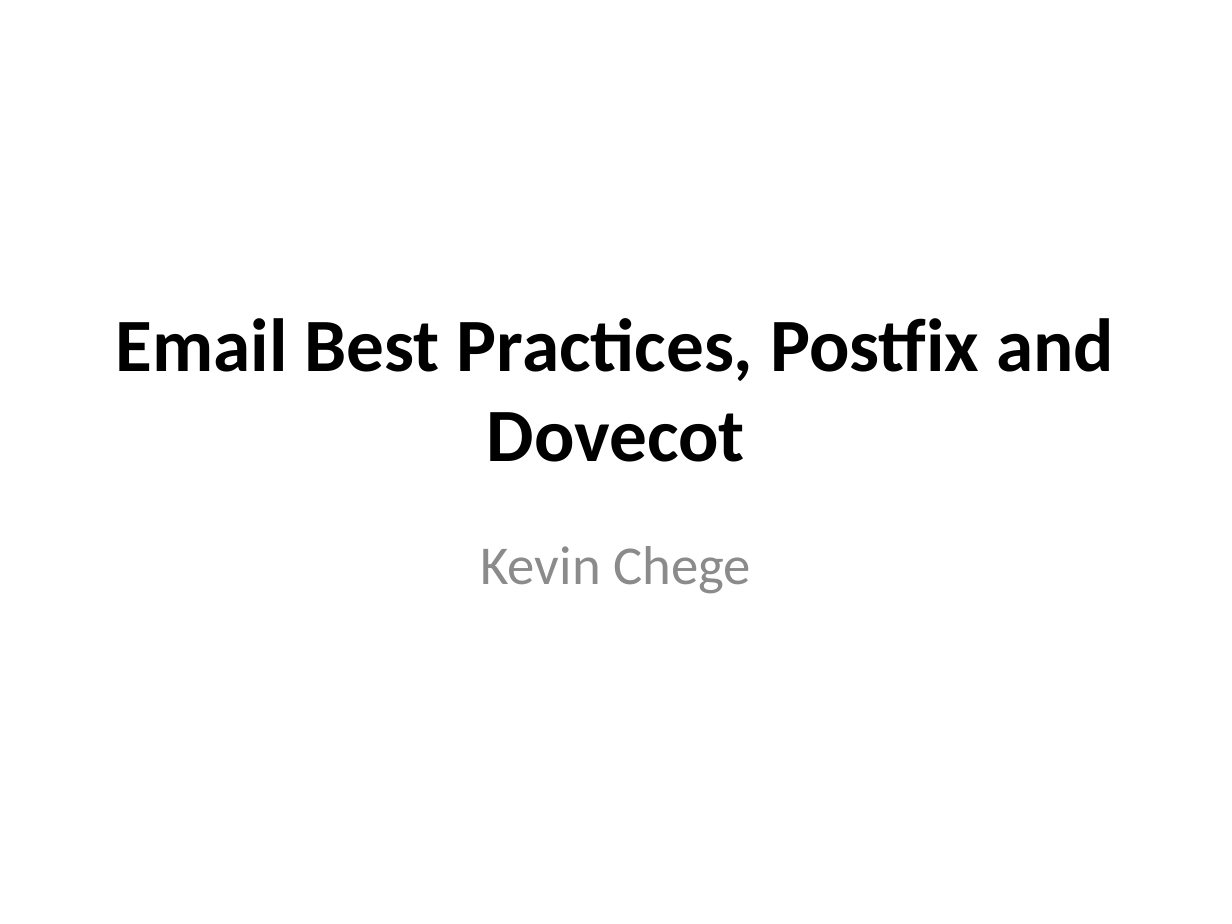
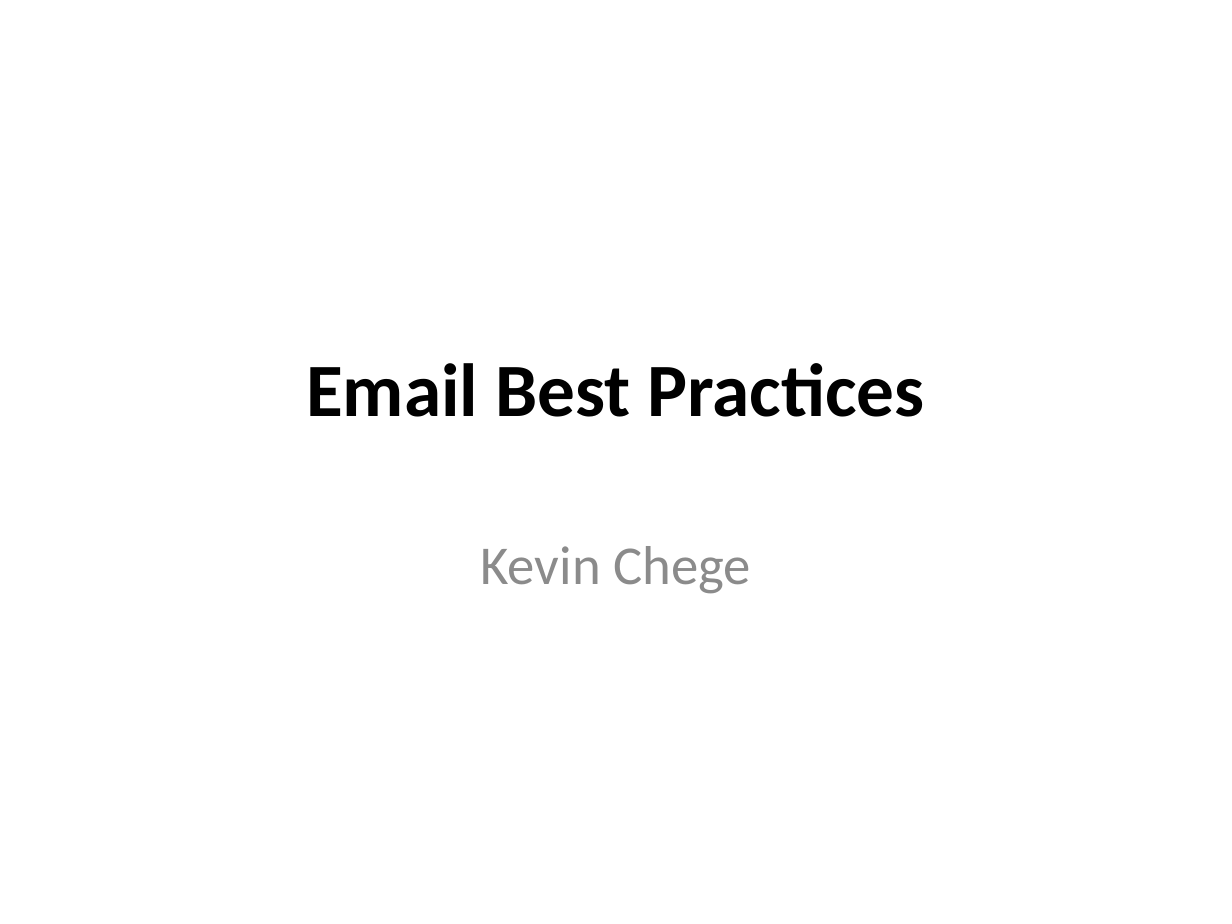
Before and after one commit to afnog/afnog.github.io, a slide deck: slide 1 of sse/postfix/postfix-preso-debian.pptx. Drawn at 1232x924 pixels with LibreOffice and Linux fonts; fonts in the diff are those of the drawing. Boxes give left, top, right and bottom in pixels: in the first picture for what was removed or moved away, otherwise in the second. Text is boxed around its words. In the diff, an @@ line names an element or a change of style, - is before the commit and + after.

```diff
--- a/sse/postfix/postfix-preso-debian.pptx
+++ b/sse/postfix/postfix-preso-debian.pptx
@@ title at (306, 363, 924, 417): text changed @@
-Email Best Practices, Postfix and Dovecot
+Email Best Practices
```
Also in this commit, not shown: 1 other slide changed, 8 slides added, 11 slides removed.
